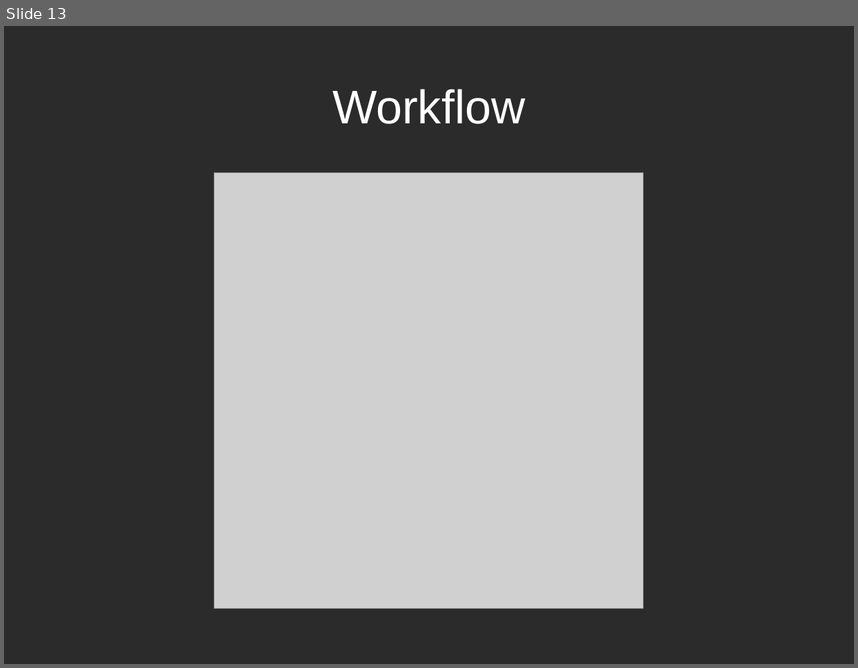
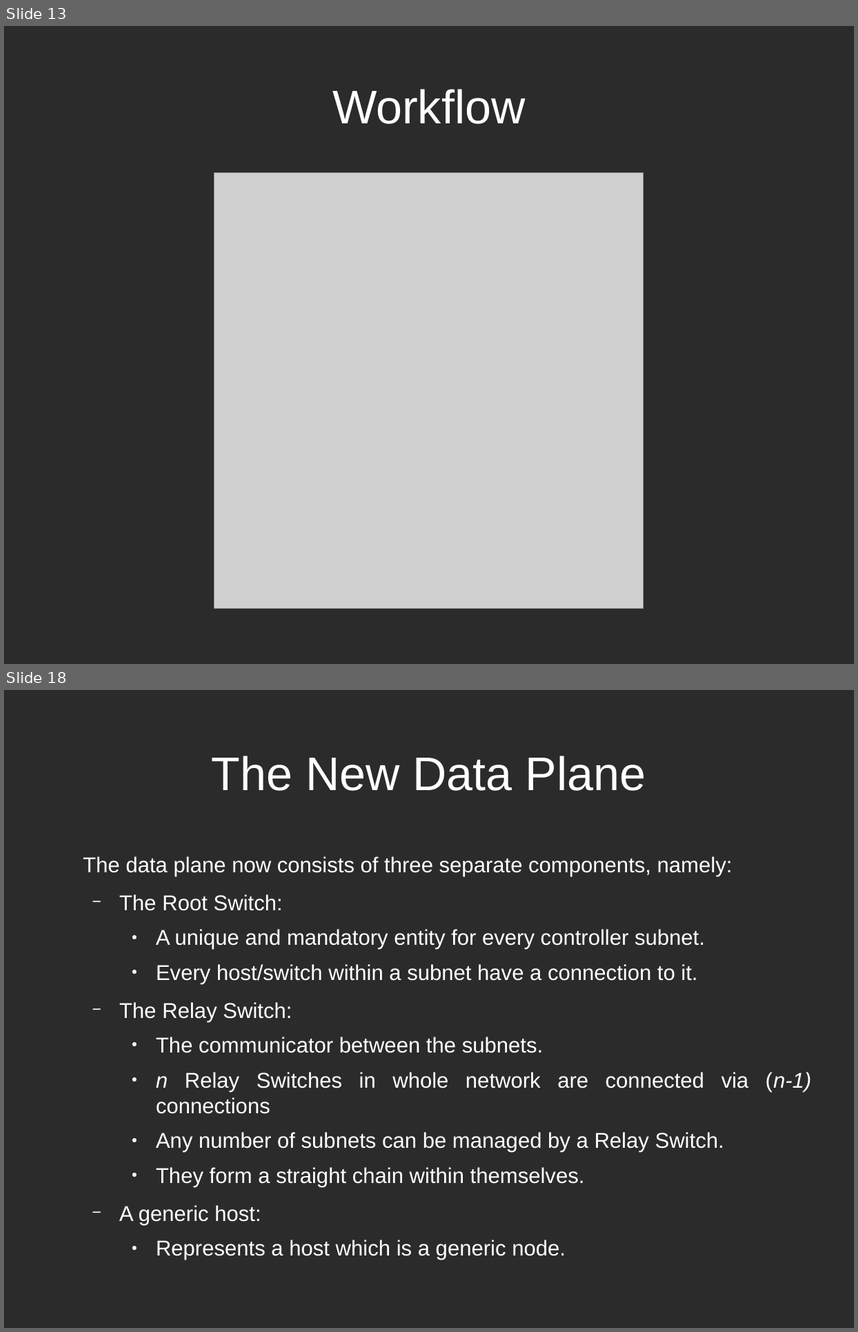
Before and after one commit to r0ck3r008/sdn-proj, a slide deck: reviews/SDN presentation.odp. Shown one above the other, each under a label of ours: slide 13 before the commit, slides 13 and 18 after it; the slides between them are not shown. The pictures are 858x668 and 858x1332 pixels, drawn with LibreOffice and Linux fonts; fonts in the diff are those of the drawing; grey boxes stand for pictures; background and template pictures are left out; a plain dark background stands for a picture behind light text. Boxes give left, top, right and bottom in pixels: in the first picture for what was removed or moved away, otherwise in the second. Text is boxed around its words. In the diff, an @@ line names an element or a change of style, - is before the commit and + after.

```diff
--- a/reviews/SDN presentation.odp
+++ b/reviews/SDN presentation.odp
@@ slide 18 added at <box>4,690,854,1328</box>, background picture (left out) @@
@@ title added at <box>212,756,646,791</box>, 44 pt, text #FFFFFF @@
+The New Data Plane
@@ text added at <box>83,856,812,1260</box>, 20 pt, text #FFFFFF @@
+The data plane now consists of three separate components, namely:
+  − The Root Switch:
+    ● A unique and mandatory entity for every controller subnet.
+    ● Every host/switch within a subnet have a connection to it.
+  − The Relay Switch:
+    ● The communicator between the subnets.
+    ● n Relay Switches in whole network are connected via (n-1) connections
+    ● Any number of subnets can be managed by a Relay Switch.
+    ● They form a straight chain within themselves.
+  − A generic host:
+    ● Represents a host which is a generic node.
```
Also in this commit, not shown: 4 slides changed, 9 other slides added, 1 other file.
